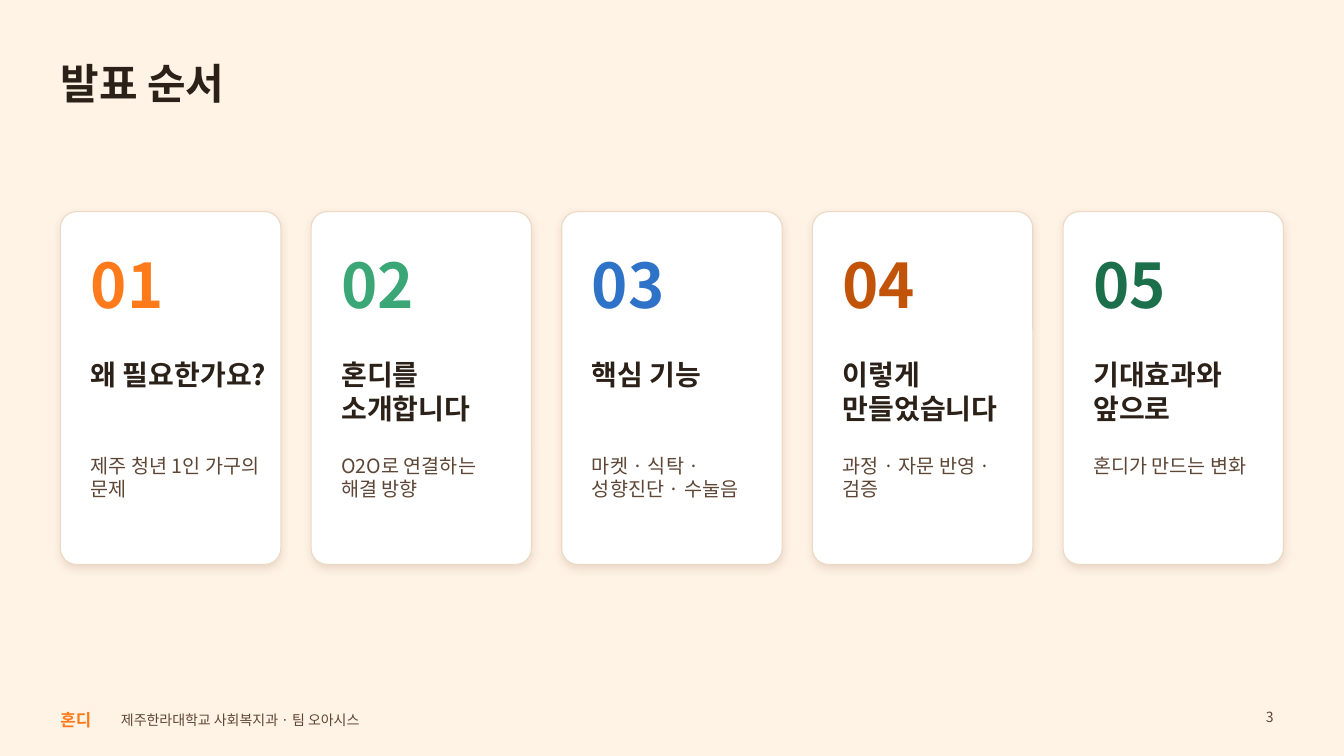
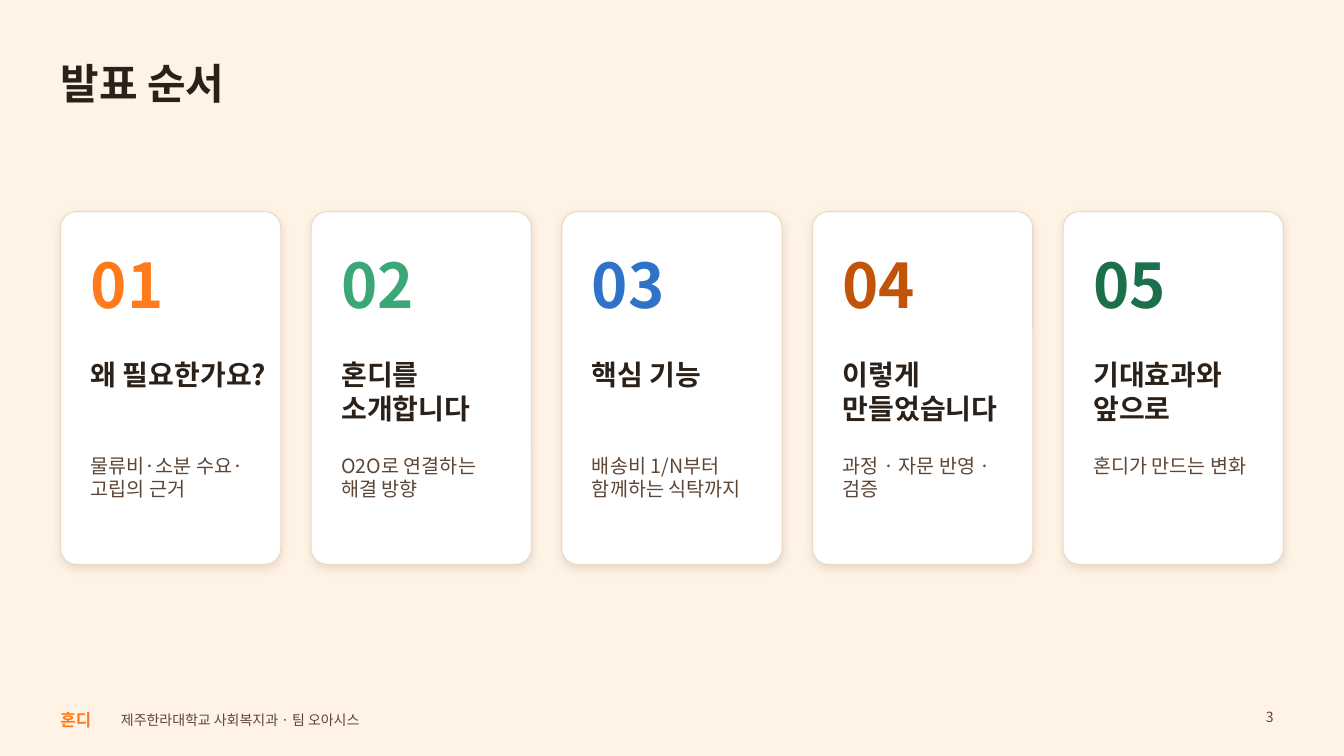
Before and after one commit to oasishondi/oasishondi.github.io, a slide deck: slide 3 of print/Hondi_presentation.pptx. Drawn at 1344x756 pixels with LibreOffice and Linux fonts; fonts in the diff are those of the drawing. Boxes give left, top, right and bottom in pixels: in the first picture for what was removed or moved away, otherwise in the second. Text is boxed around its words. In the diff, an @@ line names an element or a change of style, - is before the commit and + after.

```diff
--- a/print/Hondi_presentation.pptx
+++ b/print/Hondi_presentation.pptx
@@ text at bbox=[91, 456, 243, 498]: text changed @@
-제주 청년 1인 가구의 문제
+물류비·소분 수요·고립의 근거
@@ text at bbox=[592, 456, 741, 498]: text changed @@
-마켓 · 식탁 · 성향진단 · 수눌음
+배송비 1/N부터 함께하는 식탁까지
```
Also in this commit, not shown: 11 other slides changed, 4 slides added, 1 slide removed, 2 other files.
